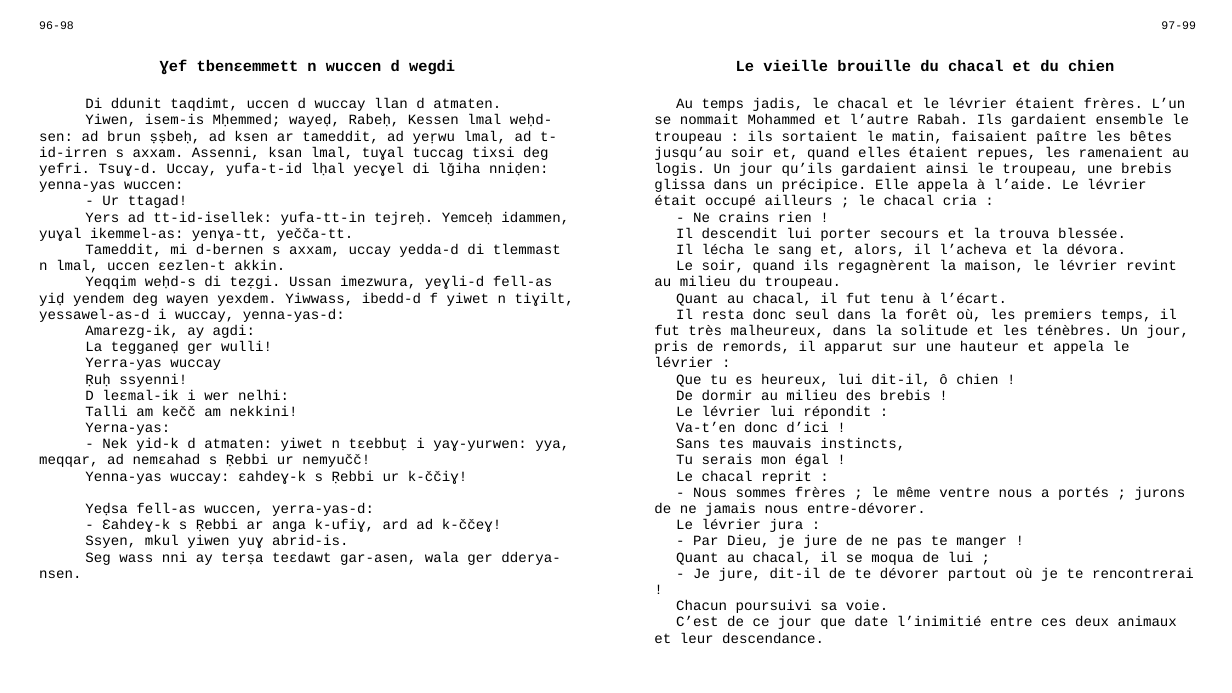
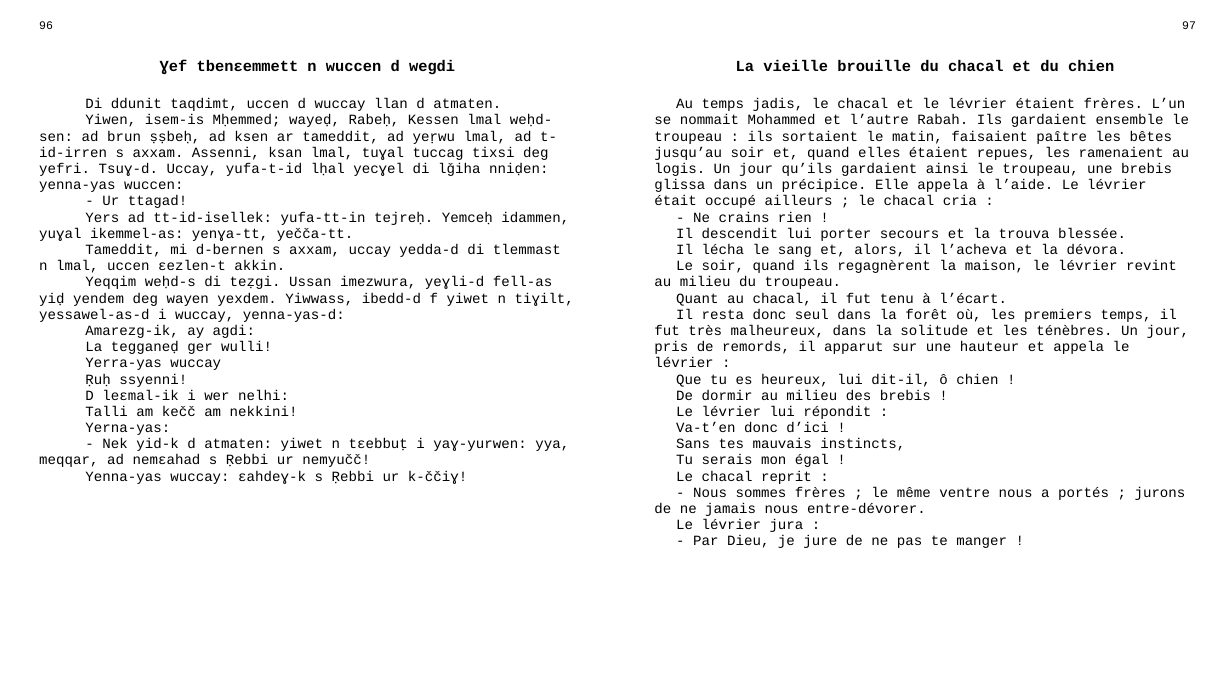
Before and after one commit to sferhah/tamacahut_n_wuccen, a slide deck: slide 38 of Uccen.ConsoleApp/uccen.pptx (slide 35 before the commit). Drawn at 1232x693 pixels with LibreOffice and Linux fonts; fonts in the diff are those of the drawing. Boxes give left, top, right and bottom in pixels: in the first picture for what was removed or moved away, otherwise in the second. Text is boxed around its words. In the diff, an @@ line names an element or a change of style, - is before the commit and + after.

```diff
--- a/Uccen.ConsoleApp/uccen.pptx
+++ b/Uccen.ConsoleApp/uccen.pptx
@@ table at [30,15,1205,668] @@
-row 1, column 1: 96-98
+row 1, column 1: 96
-row 1, column 3: 97-99
+row 1, column 3: 97
-row 2, column 3: Le vieille brouille du chacal et du chien
+row 2, column 3: La vieille brouille du chacal et du chien
-row 3, column 1: Di ddunit taqdimt, uccen d wuccay llan d atmaten. / Yiwen, isem-is Mḥemmed; wayeḍ, Rabeḥ, Kessen lmal weḥd-sen: ad brun ṣṣbeḥ, ad ksen ar tameddit, ad yeṛwu lmal, ad t-id-irren s axxam. Assenni, ksan lmal, tuɣal tuccag tixsi deg yefri. Tsuɣ-d. Uccay, yufa-t-id lḥal yecɣel di lǧiha nniḍen: yenna-yas wuccen: / - Ur ttagad! / Yers ad tt-id-isellek: yufa-tt-in tejreḥ. Yemceḥ idammen, yuɣal ikemmel-as: yenɣa-tt, yečča-tt. / Tameddit, mi d-bernen s axxam, uccay yedda-d di tlemmast n lmal, uccen ɛezlen-t akkin. / Yeqqim weḥd-s di teẓgi. Ussan imezwura, yeɣli-d fell-as yiḍ yendem deg wayen yexdem. Yiwwass, ibedd-d f yiwet n tiɣilt, yessawel-as-d i wuccay, yenna-yas-d: / Amarezg-ik, ay agdi: / La tegganeḍ ger wulli! / Yerra-yas wuccay / Ṛuḥ ssyenni! / D leɛmal-ik i wer nelhi: / Talli am kečč am nekkini! / Yerna-yas: / - Nek yid-k d atmaten: yiwet n tɛebbuṭ i yaɣ-yurwen: yya, meqqar, ad nemɛahad s Ṛebbi ur nemyučč! / Yenna-yas wuccay: ɛahdeɣ-k s Ṛebbi ur k-ččiɣ! / Yeḍsa fell-as wuccen, yerra-yas-d: / - Ɛahdeɣ-k s Ṛebbi ar anga k-ufiɣ, ard ad k-ččeɣ! / Ssyen, mkul yiwen yuɣ abrid-is. / Seg wass nni ay terṣa teɛdawt gar-asen, wala ger dderya-nsen.
+row 3, column 1: Di ddunit taqdimt, uccen d wuccay llan d atmaten. / Yiwen, isem-is Mḥemmed; wayeḍ, Rabeḥ, Kessen lmal weḥd-sen: ad brun ṣṣbeḥ, ad ksen ar tameddit, ad yeṛwu lmal, ad t-id-irren s axxam. Assenni, ksan lmal, tuɣal tuccag tixsi deg yefri. Tsuɣ-d. Uccay, yufa-t-id lḥal yecɣel di lǧiha nniḍen: yenna-yas wuccen: / - Ur ttagad! / Yers ad tt-id-isellek: yufa-tt-in tejreḥ. Yemceḥ idammen, yuɣal ikemmel-as: yenɣa-tt, yečča-tt. / Tameddit, mi d-bernen s axxam, uccay yedda-d di tlemmast n lmal, uccen ɛezlen-t akkin. / Yeqqim weḥd-s di teẓgi. Ussan imezwura, yeɣli-d fell-as yiḍ yendem deg wayen yexdem. Yiwwass, ibedd-d f yiwet n tiɣilt, yessawel-as-d i wuccay, yenna-yas-d: / Amarezg-ik, ay agdi: / La tegganeḍ ger wulli! / Yerra-yas wuccay / Ṛuḥ ssyenni! / D leɛmal-ik i wer nelhi: / Talli am kečč am nekkini! / Yerna-yas: / - Nek yid-k d atmaten: yiwet n tɛebbuṭ i yaɣ-yurwen: yya, meqqar, ad nemɛahad s Ṛebbi ur nemyučč! / Yenna-yas wuccay: ɛahdeɣ-k s Ṛebbi ur k-ččiɣ!
-row 3, column 3: Au temps jadis, le chacal et le lévrier étaient frères. L’un se nommait Mohammed et l’autre Rabah. Ils gardaient ensemble le troupeau : ils sortaient le matin, faisaient paître les bêtes jusqu’au soir et, quand elles étaient repues, les ramenaient au logis. Un jour qu’ils gardaient ainsi le troupeau, une brebis glissa dans un précipice. Elle appela à l’aide. Le lévrier était occupé ailleurs ; le chacal cria : / - Ne crains rien ! / Il descendit lui porter secours et la trouva blessée. / Il lécha le sang et, alors, il l’acheva et la dévora. / Le soir, quand ils regagnèrent la maison, le lévrier revint au milieu du troupeau. / Quant au chacal, il fut tenu à l’écart. / Il resta donc seul dans la forêt où, les premiers temps, il fut très malheureux, dans la solitude et les ténèbres. Un jour, pris de remords, il apparut sur une hauteur et appela le lévrier : / Que tu es heureux, lui dit-il, ô chien ! / De dormir au milieu des brebis ! / Le lévrier lui répondit : / Va-t’en donc d’ici ! / Sans tes mauvais instincts, / Tu serais mon égal ! / Le chacal reprit : / - Nous sommes frères ; le même ventre nous a portés ; jurons de ne jamais nous entre-dévorer. / Le lévrier jura : / - Par Dieu, je jure de ne pas te manger ! / Quant au chacal, il se moqua de lui ; / - Je jure, dit-il de te dévorer partout où je te rencontrerai ! / Chacun poursuivi sa voie. / C’est de ce jour que date l’inimitié entre ces deux animaux et leur descendance.
+row 3, column 3: Au temps jadis, le chacal et le lévrier étaient frères. L’un se nommait Mohammed et l’autre Rabah. Ils gardaient ensemble le troupeau : ils sortaient le matin, faisaient paître les bêtes jusqu’au soir et, quand elles étaient repues, les ramenaient au logis. Un jour qu’ils gardaient ainsi le troupeau, une brebis glissa dans un précipice. Elle appela à l’aide. Le lévrier était occupé ailleurs ; le chacal cria : / - Ne crains rien ! / Il descendit lui porter secours et la trouva blessée. / Il lécha le sang et, alors, il l’acheva et la dévora. / Le soir, quand ils regagnèrent la maison, le lévrier revint au milieu du troupeau. / Quant au chacal, il fut tenu à l’écart. / Il resta donc seul dans la forêt où, les premiers temps, il fut très malheureux, dans la solitude et les ténèbres. Un jour, pris de remords, il apparut sur une hauteur et appela le lévrier : / Que tu es heureux, lui dit-il, ô chien ! / De dormir au milieu des brebis ! / Le lévrier lui répondit : / Va-t’en donc d’ici ! / Sans tes mauvais instincts, / Tu serais mon égal ! / Le chacal reprit : / - Nous sommes frères ; le même ventre nous a portés ; jurons de ne jamais nous entre-dévorer. / Le lévrier jura : / - Par Dieu, je jure de ne pas te manger !
```
Also in this commit, not shown: 6 other slides changed, 4 slides added, 1 other file.
